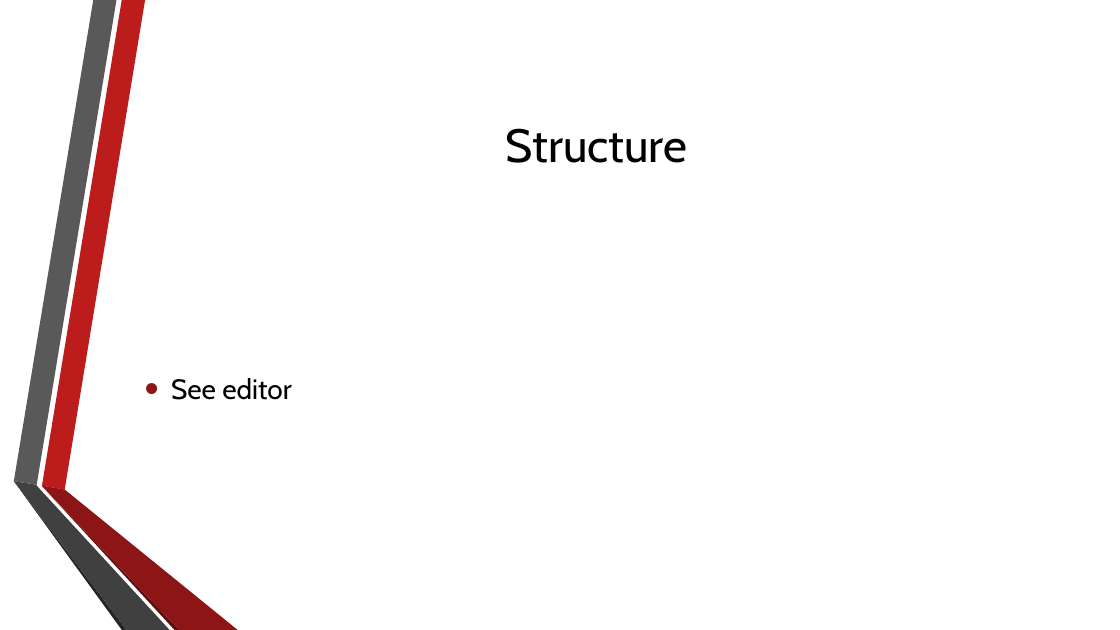
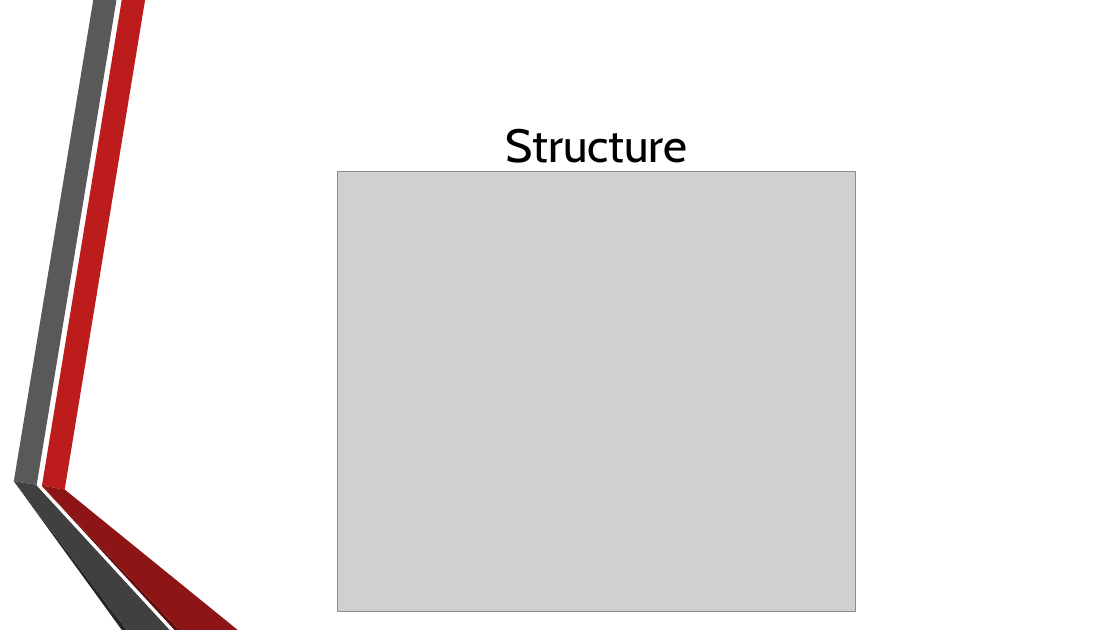
Before and after one commit to agoscinski/FinanceServiceComputing, a slide deck: slide 4 of presentations/ExchangeSimulator2.pptx. Drawn at 1120x630 pixels with LibreOffice and Linux fonts; fonts in the diff are those of the drawing; grey boxes stand for pictures; background and template pictures are left out. Boxes give left, top, right and bottom in pixels: in the first picture for what was removed or moved away, otherwise in the second. Text is boxed around its words. In the diff, an @@ line names an element or a change of style, - is before the commit and + after.

Commit message:
presentation

```diff
--- a/presentations/ExchangeSimulator2.pptx
+++ b/presentations/ExchangeSimulator2.pptx
@@ picture added at <box>338,171,856,612</box> @@
@@ text removed at <box>171,378,292,400</box> @@
-• See editor
```
Also in this commit, not shown: 4 other slides changed.
